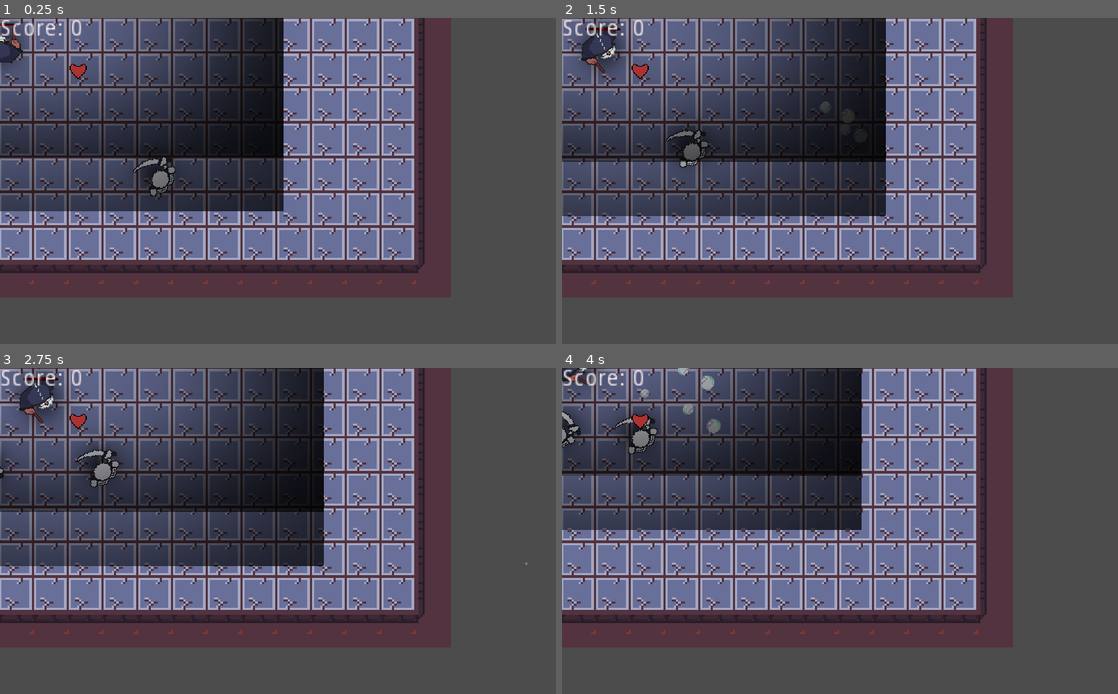
Above: before the commit, frames 1-4 (two rows, left to right).
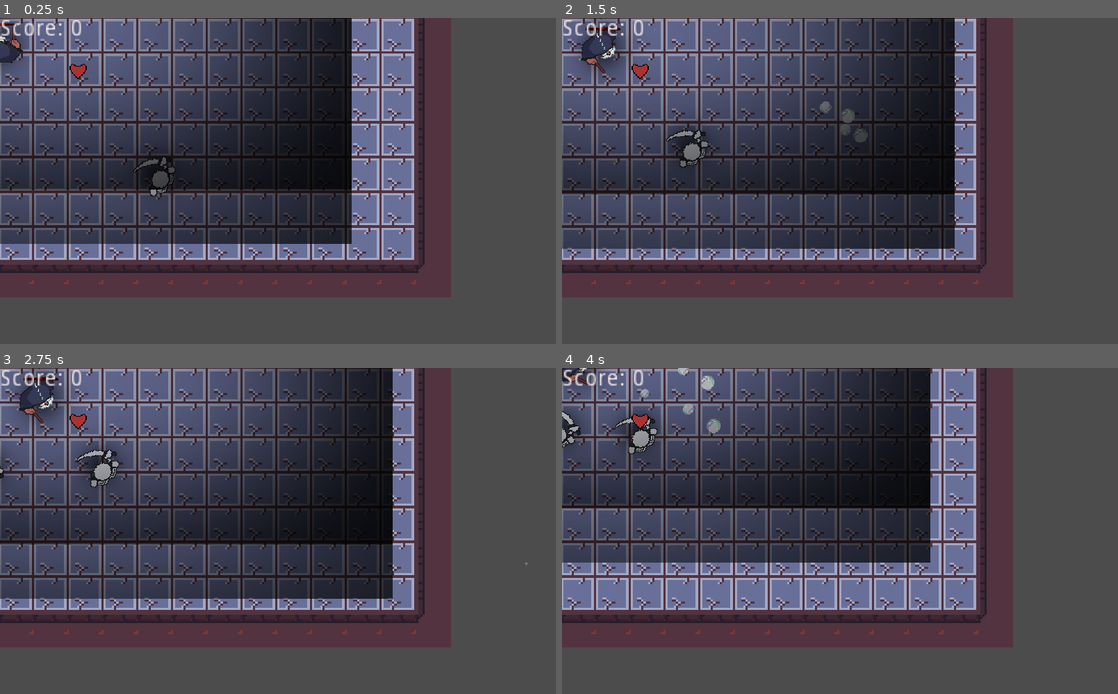
Above: after the commit, the same moments.

Repository: SuperBrainBro/SecondThoughts
Game: Godot game, scene res://Main/Main.tscn
The game is run twice, just before and just after one commit, with the same random seed, the same clock (stepped at 60 frames per second) and the same inputs. The engine's default icon, where the game draws it, is replaced by a stand-in: a white triangle on a blue panel in a dark square.
Inputs (mouse positions are in pixels of both pictures, inside the frame that each line leads up to):
- Up to frame 1 (0.25 s): no input
- Up to frame 2 (1.5 s): move the mouse to (962, 164) at 0.52 s; hold D (move_right) 0.53-1.28 s; click (962, 164) at 0.6 s; move the mouse to (728, 197) at 1.27 s; hold S (move_down) from 1.28 s (still down); tap Tab (change_player) at 1.35 s
- Up to frame 3 (2.75 s): move the mouse to (333, 459) at 2.02 s; release S (move_down) at 2.03 s; hold D (move_right) from 2.03 s (still down); click (333, 459) at 2.1 s
- Up to frame 4 (4 s): move the mouse to (812, 596) at 2.77 s; release D (move_right) at 2.78 s; hold W (move_up) 2.78-3.53 s; tap Tab (change_player) at 2.85 s; move the mouse to (1006, 579) at 3.52 s; hold A (move_left) from 3.53 s (still down); click (1006, 579) at 3.6 s

The runs differ from the first frame. In frame 1, 24% of the frame differs, in the area x 0-64%, y 0-70%; in frame 2, 27%, in the area x 0-71%, y 0-71%; in frame 3, 27%; in frame 4, 23%.
Error in both runs: Trying to assign value of type 'Node2D' to a variable of type 'Camera2D'. (res://Main/Main.gd:12)

Commit message:
final change

Diff:
--- a/WGJ136/Main/Main.tscn
+++ b/WGJ136/Main/Main.tscn
@@ -180,7 +180,7 @@
 }
 
 [node name="Vignette" type="Node2D" parent="World/PlayerHolder/Player1/Camera2D"]
-scale = Vector2( 0.58, 0.51 )
+scale = Vector2( 0.72, 0.61 )
 __meta__ = {
 "_edit_lock_": true
 }
@@ -200,7 +200,7 @@
 }
 
 [node name="Vignette" type="Node2D" parent="World/PlayerHolder/Player2/Camera2D"]
-scale = Vector2( 0.58, 0.51 )
+scale = Vector2( 0.72, 0.61 )
 __meta__ = {
 "_edit_lock_": true
 }
--- a/WGJ136/Other/TitleScreen.tscn
+++ b/WGJ136/Other/TitleScreen.tscn
@@ -1,8 +1,4 @@
-[gd_scene load_steps=4 format=2]
-
-[ext_resource path="res://Enemy/FixedSprites/frost_facesprite_01.png" type="Texture" id=1]
-[ext_resource path="res://Enemy/FixedSprites/Firestalker_facesprite_04.png" type="Texture" id=2]
-[ext_resource path="res://Other/Second Thoughts Logo 3.png" type="Texture" id=3]
+[gd_scene format=2]
 
 [node name="TitleScreen" type="Node"]
 
@@ -14,43 +10,8 @@
 }
 
 [node name="Menu" type="VBoxContainer" parent="Control"]
-margin_left = 120.0
-margin_top = 80.0
-margin_right = -120.0
-margin_bottom = 80.0
+margin_right = 40.0
+margin_bottom = 40.0
 __meta__ = {
 "_edit_use_anchors_": false
 }
-
-[node name="Logo3" type="TextureRect" parent="Control/Menu"]
-margin_right = 1088.0
-margin_bottom = 168.0
-texture = ExtResource( 3 )
-stretch_mode = 4
-__meta__ = {
-"_edit_use_anchors_": false
-}
-
-[node name="CenterRow" type="HBoxContainer" parent="Control/Menu"]
-margin_top = 172.0
-margin_right = 1088.0
-margin_bottom = 268.0
-size_flags_vertical = 3
-
-[node name="Player1" type="TextureRect" parent="Control/Menu/CenterRow"]
-margin_right = 96.0
-margin_bottom = 96.0
-rect_pivot_offset = Vector2( 48, 48 )
-texture = ExtResource( 2 )
-stretch_mode = 5
-
-[node name="Player2" type="TextureRect" parent="Control/Menu/CenterRow"]
-margin_left = 100.0
-margin_right = 196.0
-margin_bottom = 96.0
-rect_pivot_offset = Vector2( 48, 48 )
-texture = ExtResource( 1 )
-stretch_mode = 5
-__meta__ = {
-"_edit_use_anchors_": false
-}
